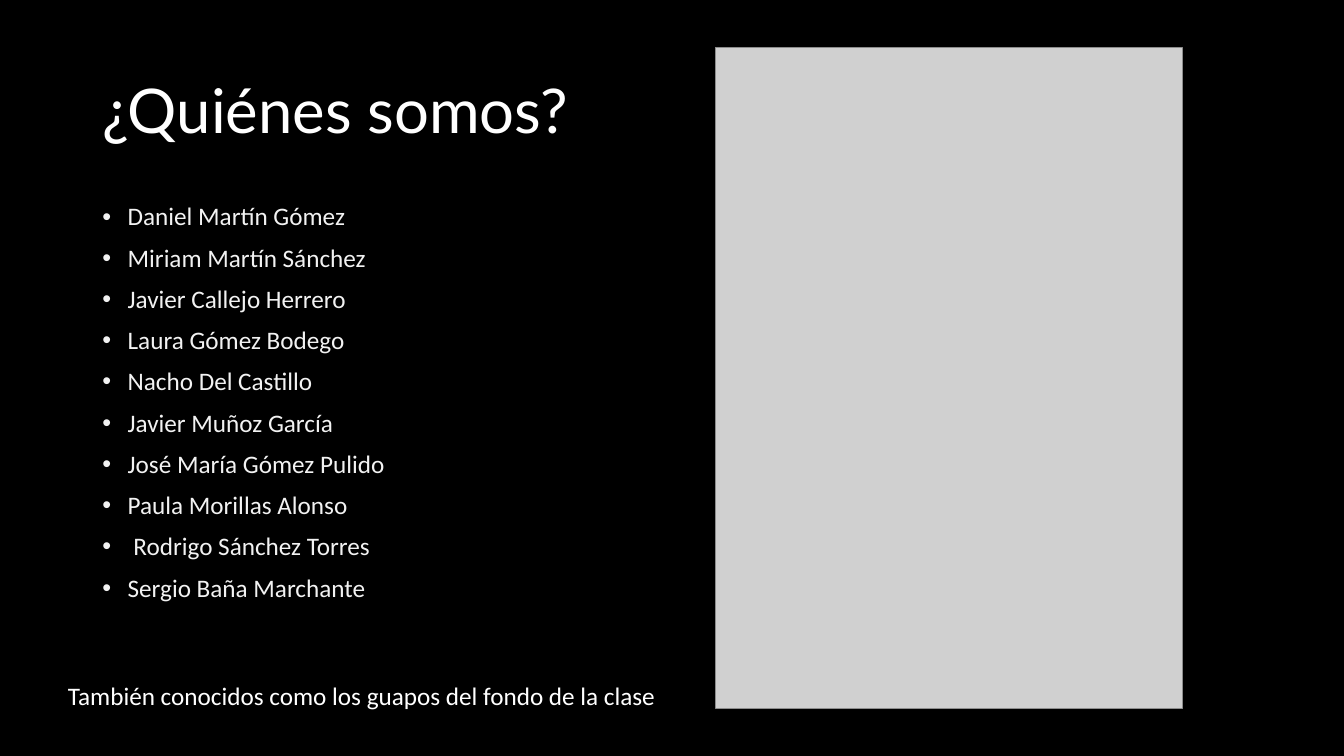
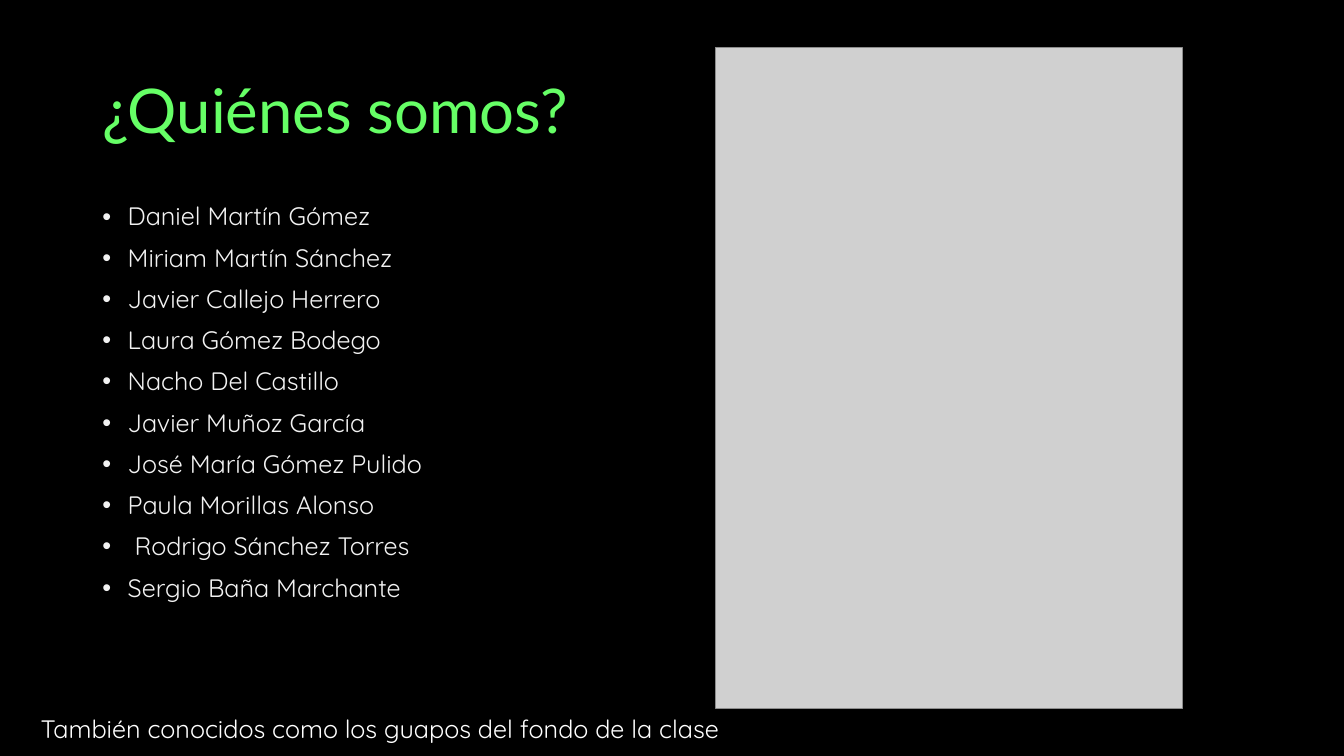
Before and after one commit to Xuppap-Inc/VerdantSorrow, a slide deck: slide 2 of Hitos/Presentacion hito 0.pptx. Drawn at 1344x756 pixels with LibreOffice and Linux fonts; fonts in the diff are those of the drawing; grey boxes stand for pictures. Boxes give left, top, right and bottom in pixels: in the first picture for what was removed or moved away, otherwise in the second. Text is boxed around its words. In the diff, an @@ line names an element or a change of style, - is before the commit and + after.

```diff
--- a/Hitos/Presentacion hito 0.pptx
+++ b/Hitos/Presentacion hito 0.pptx
@@ title "¿Quiénes somos?" at [102,88,569,144]: text colour #FFFFFF to #66FF66 @@
@@ text "Daniel Martín Gómez" at [128,206,422,602]: font Calibri to Quicksand @@
@@ text "También conocidos como los guapos ..." at [41,719,719,743]: font Calibri to Quicksand @@
@@ text "También conocidos como los guapos ...": place and size @@
-text "También conocidos como los guapos ..." at [68,687,655,710]
+text "También conocidos como los guapos ..." at [41,719,719,743]
```
Also in this commit, not shown: 4 other slides changed, 4 slides added, 2 slides removed.
